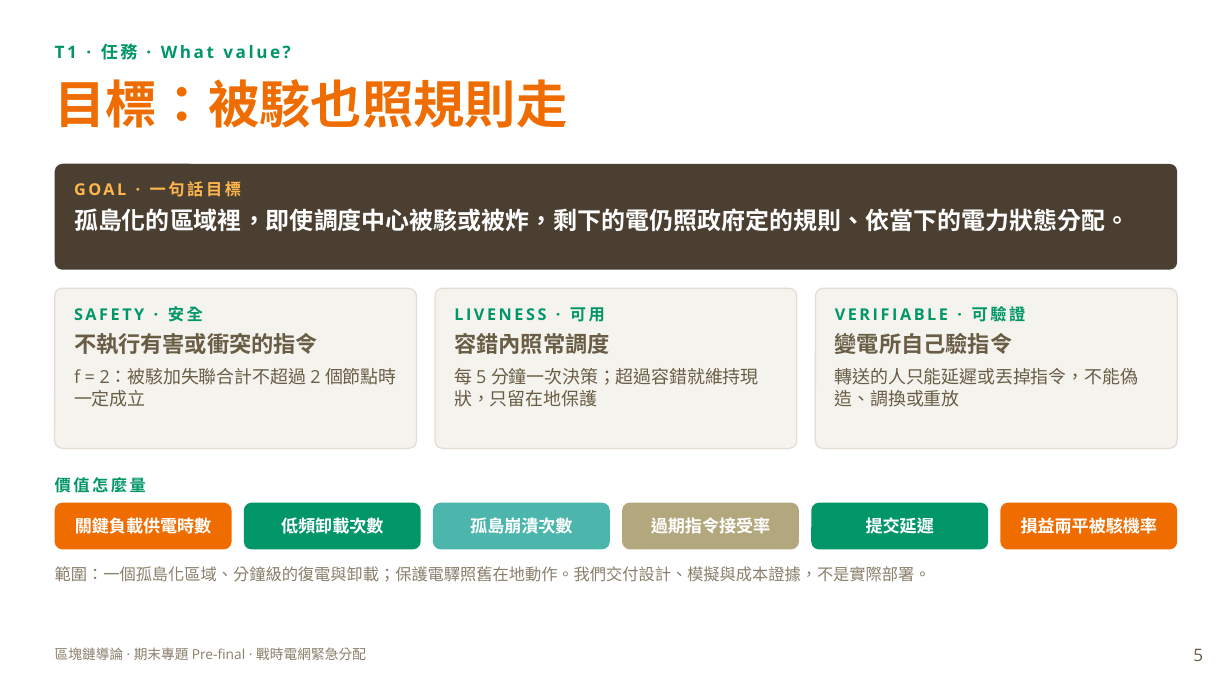
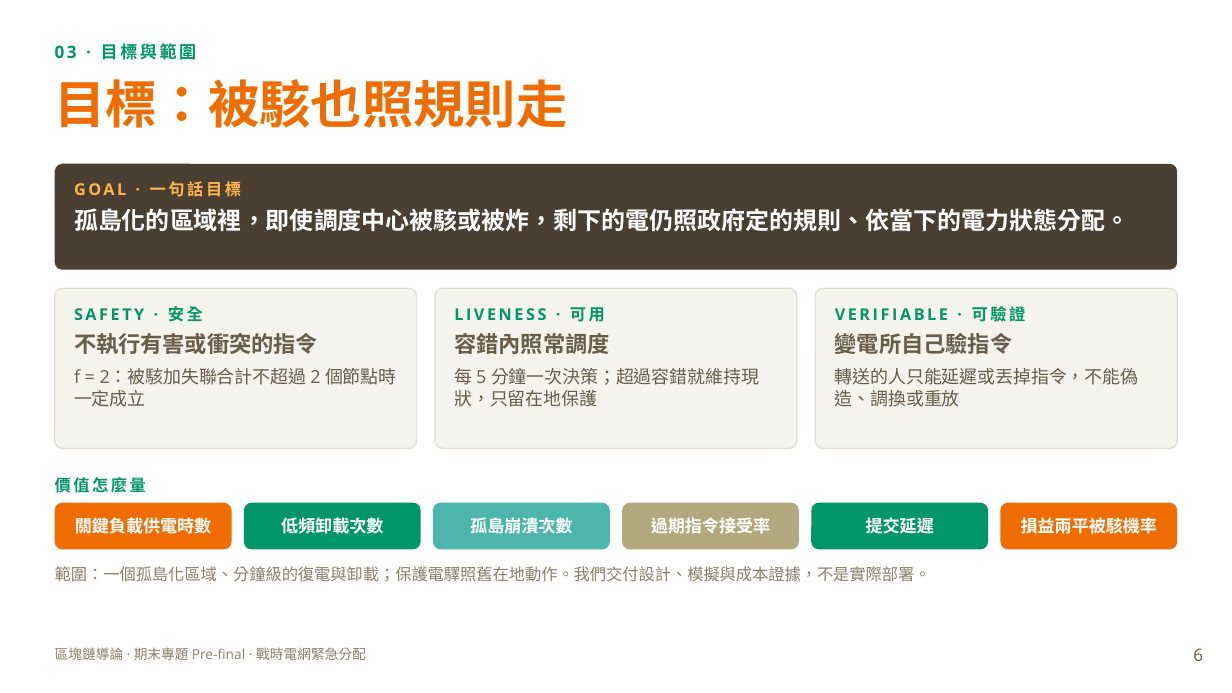
Before and after one commit to XXXaBg3619/grid-quorum, a slide deck: slide 6 of 期末前報告_戰時電網緊急分配.pptx (slide 5 before the commit). Drawn at 1232x693 pixels with LibreOffice and Linux fonts; fonts in the diff are those of the drawing. Boxes give left, top, right and bottom in pixels: in the first picture for what was removed or moved away, otherwise in the second. Text is boxed around its words. In the diff, an @@ line names an element or a change of style, - is before the commit and + after.

```diff
--- a/期末前報告_戰時電網緊急分配.pptx
+++ b/期末前報告_戰時電網緊急分配.pptx
@@ text at (55,43,197,60): text changed @@
-T1 · 任務 · What value?
+03 · 目標與範圍
@@ page number at (1193,648,1203,661): text changed @@
-5
+6
```
Also in this commit, not shown: 15 other slides changed, 2 slides added, 1 slide removed.
